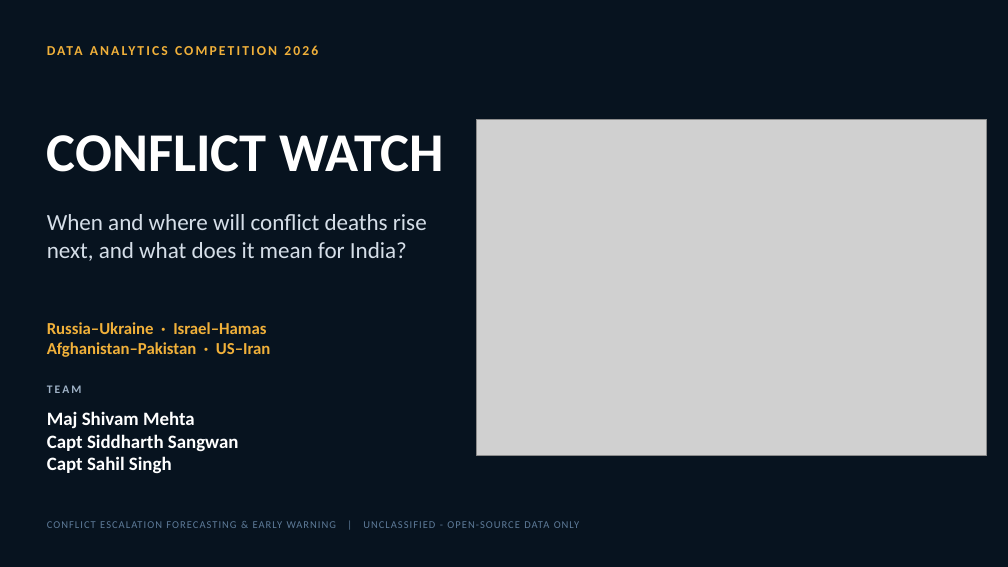
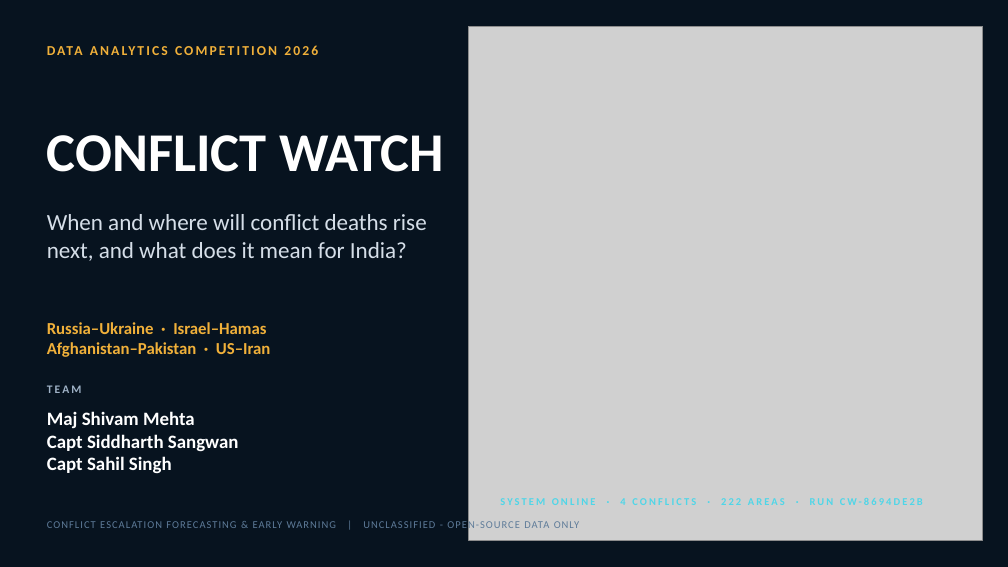
Before and after one commit to gladiator138/conflict-watch, a slide deck: slide 1 of deck/Conflict_Watch_Jury_Deck.pptx. Drawn at 1008x567 pixels with LibreOffice and Linux fonts; fonts in the diff are those of the drawing; grey boxes stand for pictures; background and template pictures are left out. Boxes give left, top, right and bottom in pixels: in the first picture for what was removed or moved away, otherwise in the second. Text is boxed around its words. In the diff, an @@ line names an element or a change of style, - is before the commit and + after.

```diff
--- a/deck/Conflict_Watch_Jury_Deck.pptx
+++ b/deck/Conflict_Watch_Jury_Deck.pptx
@@ picture: place and size @@
-picture at [476,119,987,455]
+picture at [469,26,983,541]
@@ text added at [500,498,923,505], 10 pt, text #4FD6E8, bold @@
+SYSTEM ONLINE · 4 CONFLICTS · 222 AREAS · RUN CW-8694DE2B
```
Also in this commit, not shown: 37 other slides changed, 5 slides added, 26 other files.
